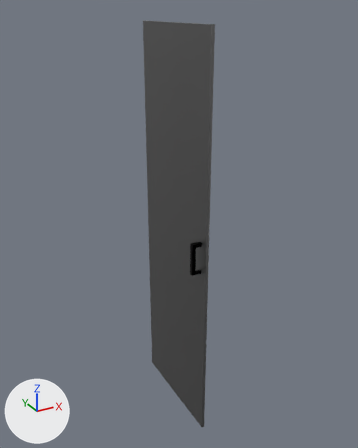
One commit to the COLLADA model iai_apartment/meshes/visual/wardrobe_door_left.dae: the scene before it, then after it.
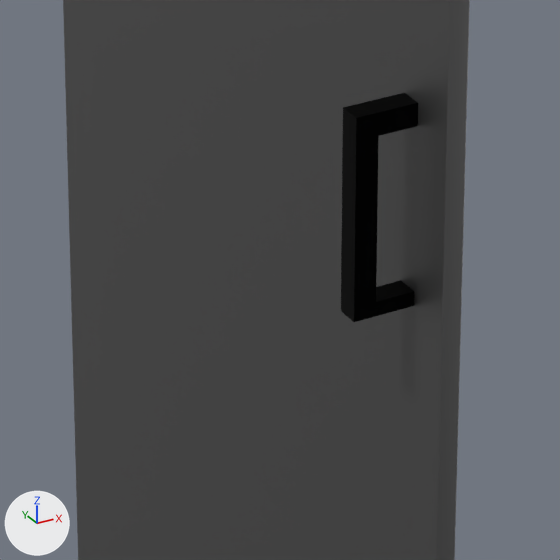
Old and new are each drawn whole from a 50 mm lens placed at (-0.895, -1.895, 1.852), pointed at (0.015, -0.241, 1.025) and again close up on the part from 39% to 62% of the width and 51% to 70% of the height. Arrows for +X, +Y and +Z are at lower left; the lights stay in place. Where no turn or scale is listed for an object, it has been applied to the vertices.

The first close-up shows 'SM_Kleiderschrank_TürLinks'.
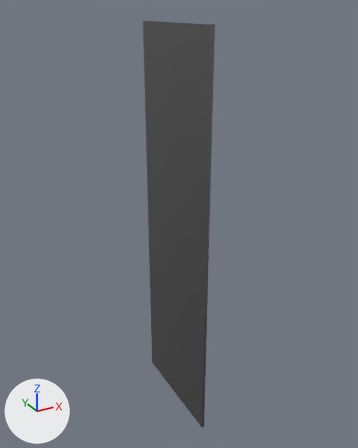
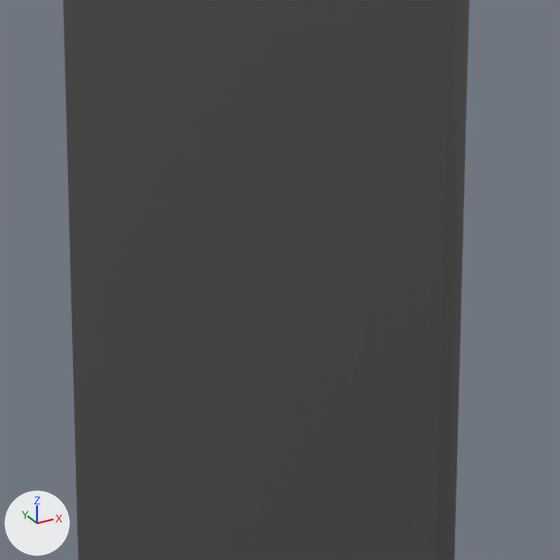
Changed parts and their boxes (x1, y1, x2, y2) in the close-ups (560 x 560 px):
part 1 of me_sm_kleiderschrank_türlinks, deleted (black)
    before: (341, 93, 418, 322)

The edits, one by one:
me_sm_kleiderschrank_türlinks has 10183 vertices, 20146 faces and spans x -0.05..0.02, y -0.5..0.0, z 0.15..1.8.
me_sm_kleiderschrank_türlinks is used by ob_sm_kleiderschrank_türlinks; location (0.0, 0.0, 0.0).
me_sm_kleiderschrank_türlinks part 1: the loose piece of 24 vertices spanning x -0.05..0.0, y -0.47..-0.45, z 0.91..1.04 is deleted.
me_sm_kleiderschrank_türlinks no longer uses material mat_m_metal_dark_001 (black #000000).
